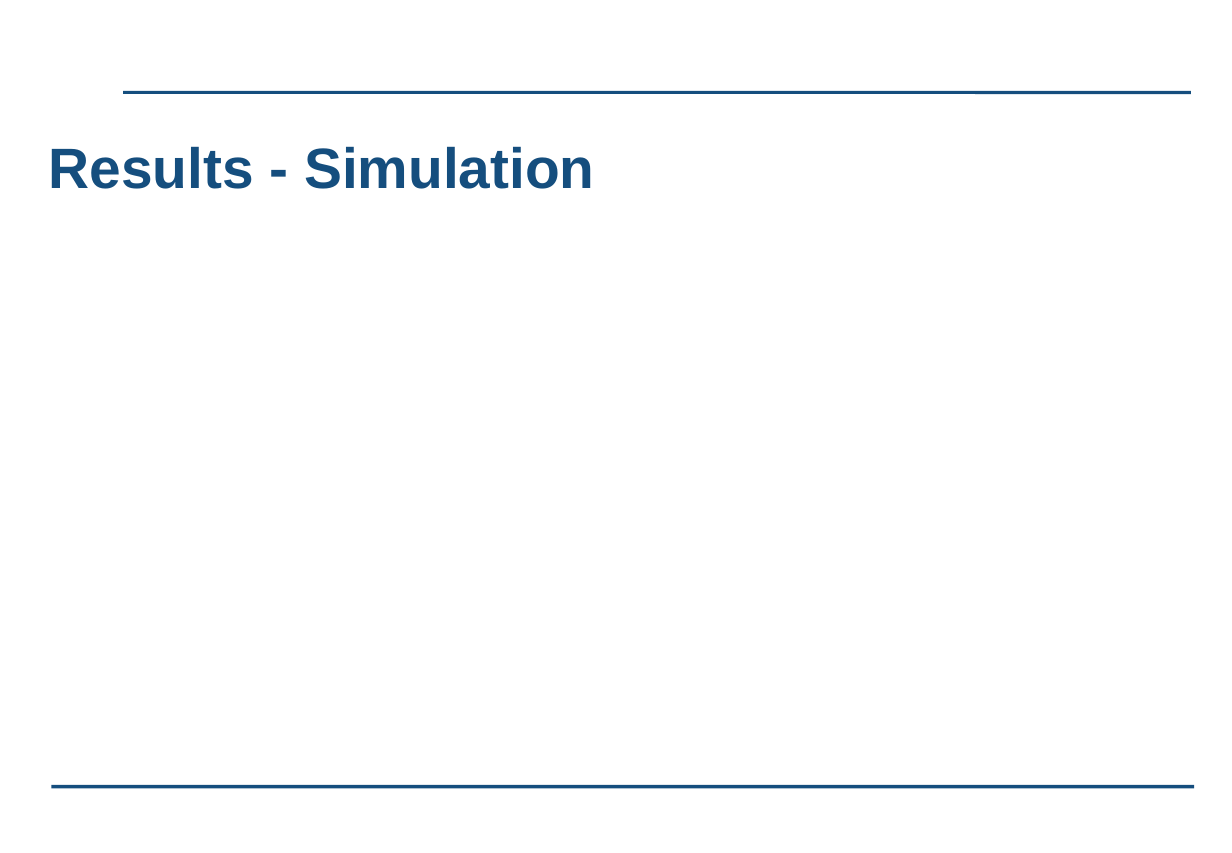
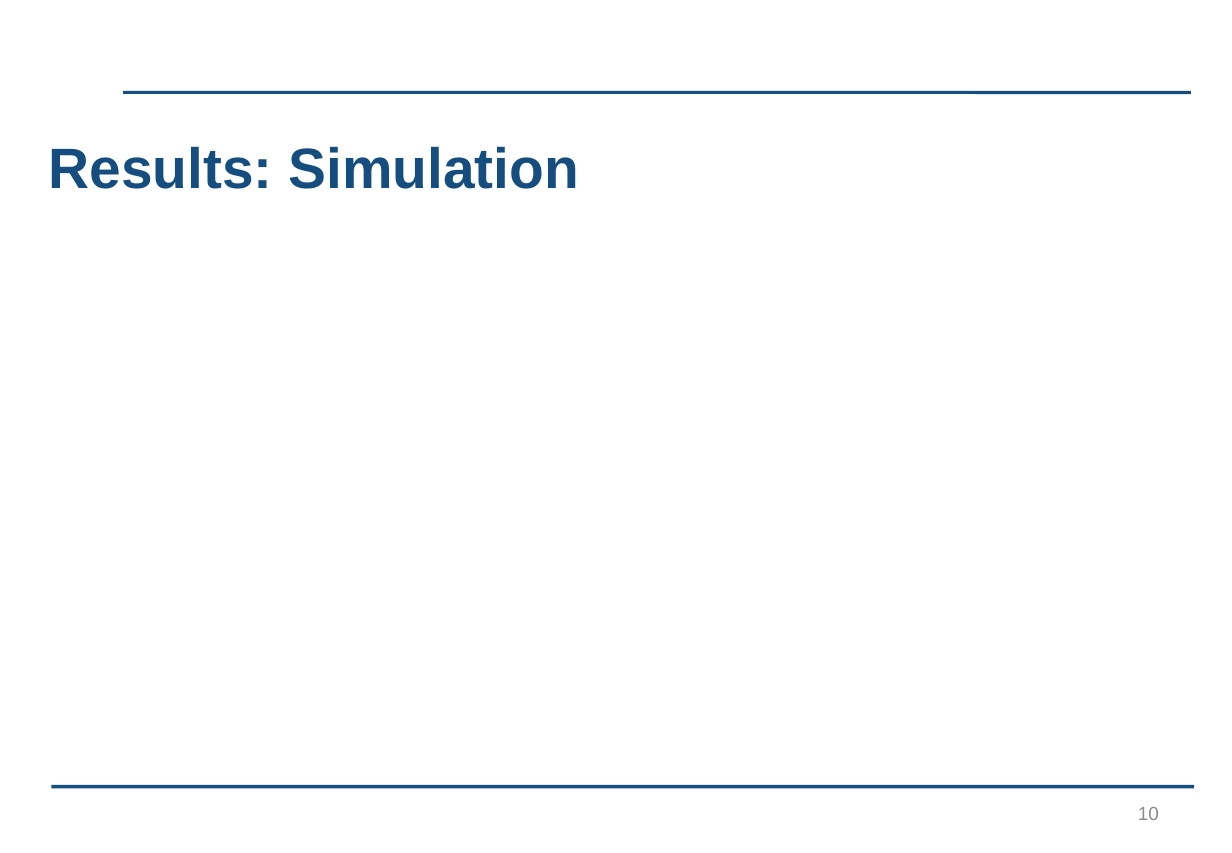
Before and after one commit to kayjayB/I_cant_hear_you, a slide deck: slide 10 of Presentation/Lab Project Presentation.pptx. Drawn at 1232x853 pixels with LibreOffice and Linux fonts; fonts in the diff are those of the drawing; background and template pictures are left out. Boxes give left, top, right and bottom in pixels: in the first picture for what was removed or moved away, otherwise in the second. Text is boxed around its words. In the diff, an @@ line names an element or a change of style, - is before the commit and + after.

```diff
--- a/Presentation/Lab Project Presentation.pptx
+++ b/Presentation/Lab Project Presentation.pptx
@@ title at box(49, 146, 579, 189): text changed @@
-Results - Simulation
+Results: Simulation
@@ page number added at box(1138, 807, 1159, 820), 12 pt, text #8C8C8C @@
+10
```
Also in this commit, not shown: 11 other slides changed.
